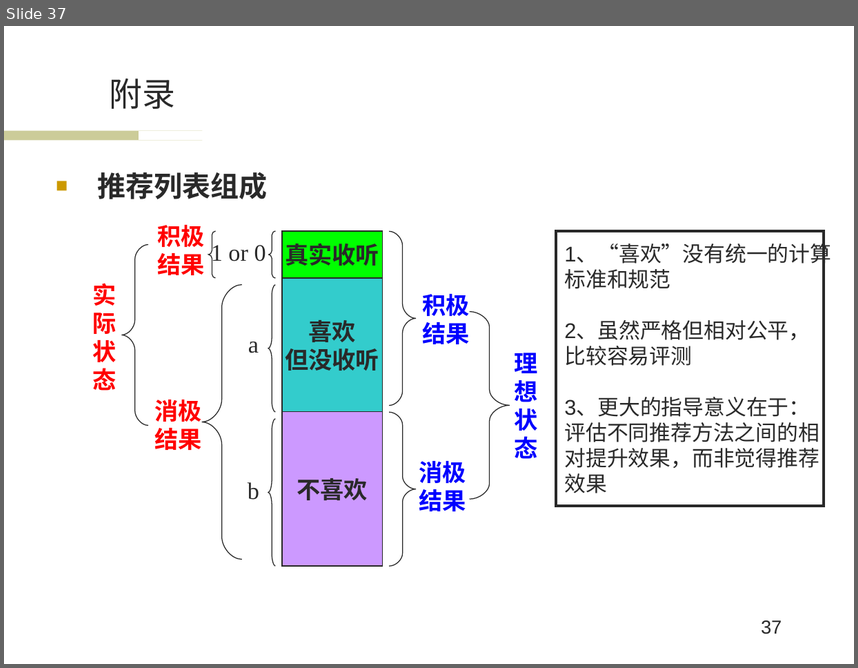
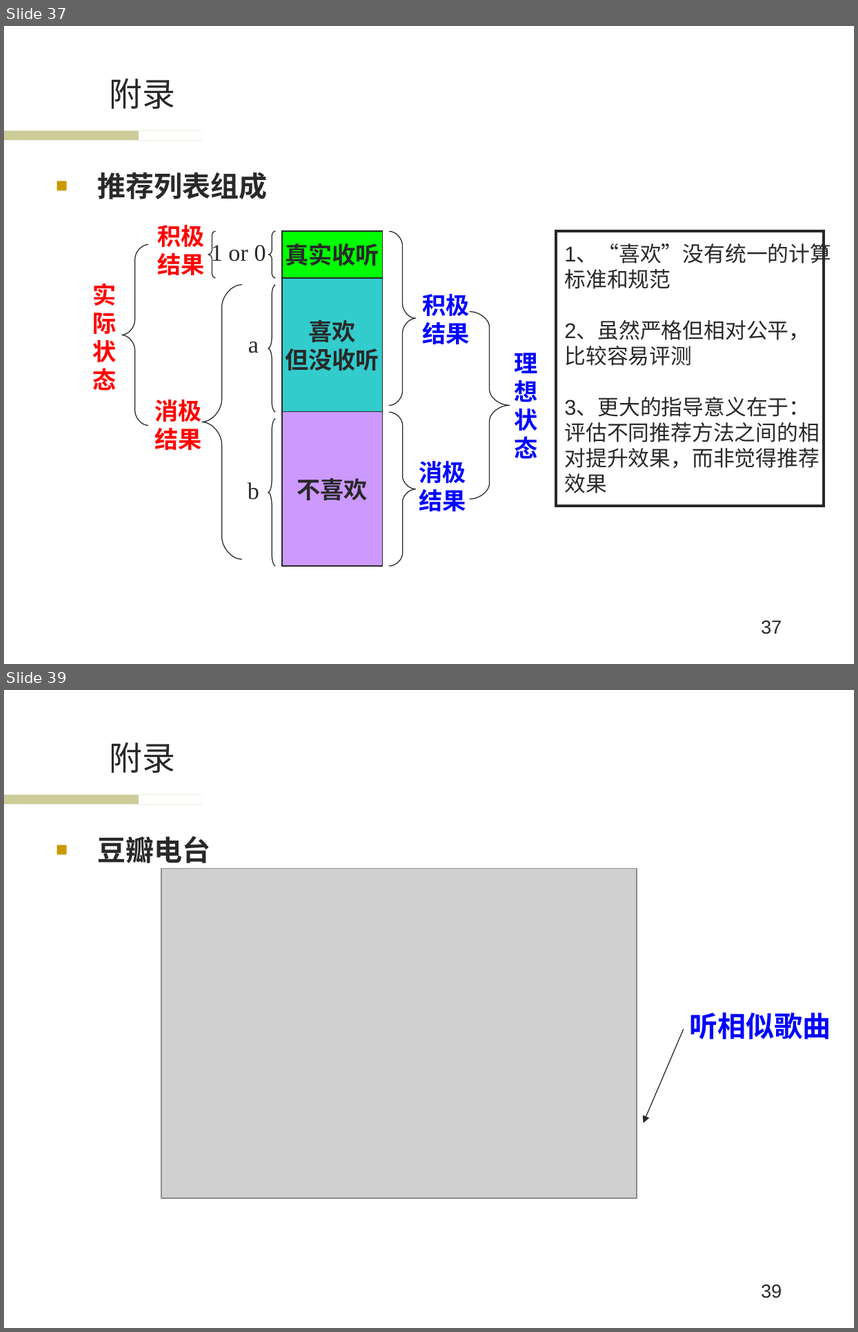
Before and after one commit to wwssttt/NJUThesis, a slide deck: 答辩准备/一种基于时间序列分析的个性化音乐推荐系统及其实现.ppt. Shown one above the other, each under a label of ours: slide 37 before the commit, slides 37 and 39 after it; the slides between them are not shown. The pictures are 858x668 and 858x1332 pixels, drawn with LibreOffice and Linux fonts; fonts in the diff are those of the drawing; grey boxes stand for pictures; background and template pictures are left out. Boxes give left, top, right and bottom in pixels: in the first picture for what was removed or moved away, otherwise in the second. Text is boxed around its words. In the diff, an @@ line names an element or a change of style, - is before the commit and + after.

```diff
--- a/答辩准备/一种基于时间序列分析的个性化音乐推荐系统及其实现.ppt
+++ b/答辩准备/一种基于时间序列分析的个性化音乐推荐系统及其实现.ppt
@@ slide 39 added at box(4, 690, 854, 1328), background #FFFFFF; not listed: 2 template elements that a slide beside it also shows @@
@@ title added at box(110, 742, 176, 773), 28 pt, text #292929 @@
+附录
@@ text added at box(98, 836, 211, 863), 24 pt, text #292929, bold @@
+■ 豆瓣电台
@@ picture added at box(161, 869, 637, 1199) @@
@@ text added at box(690, 1012, 831, 1039), 24 pt, text #0000FF, bold @@
+听相似歌曲
@@ arrow added from (683, 1029) to (643, 1123), #292929 0.74 pt @@
@@ page number added at box(761, 1284, 782, 1298), 16 pt, text #292929 @@
+39
```
Also in this commit, not shown: 2 other slides added, 2 other files.
